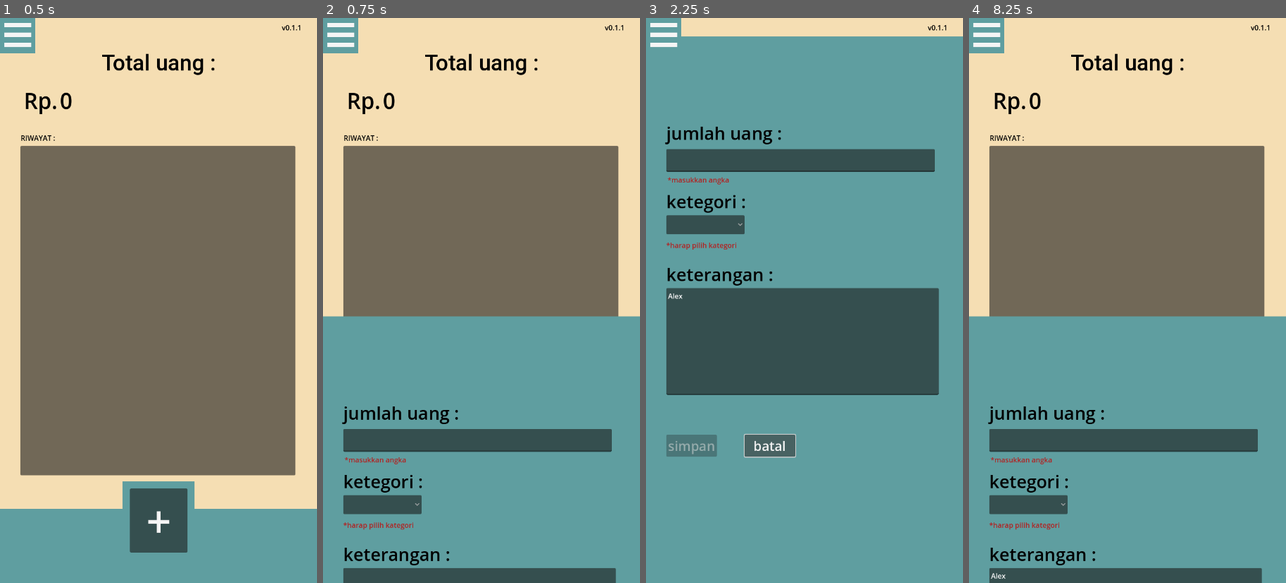
Above: before the commit, frames 1-4 (left to right).
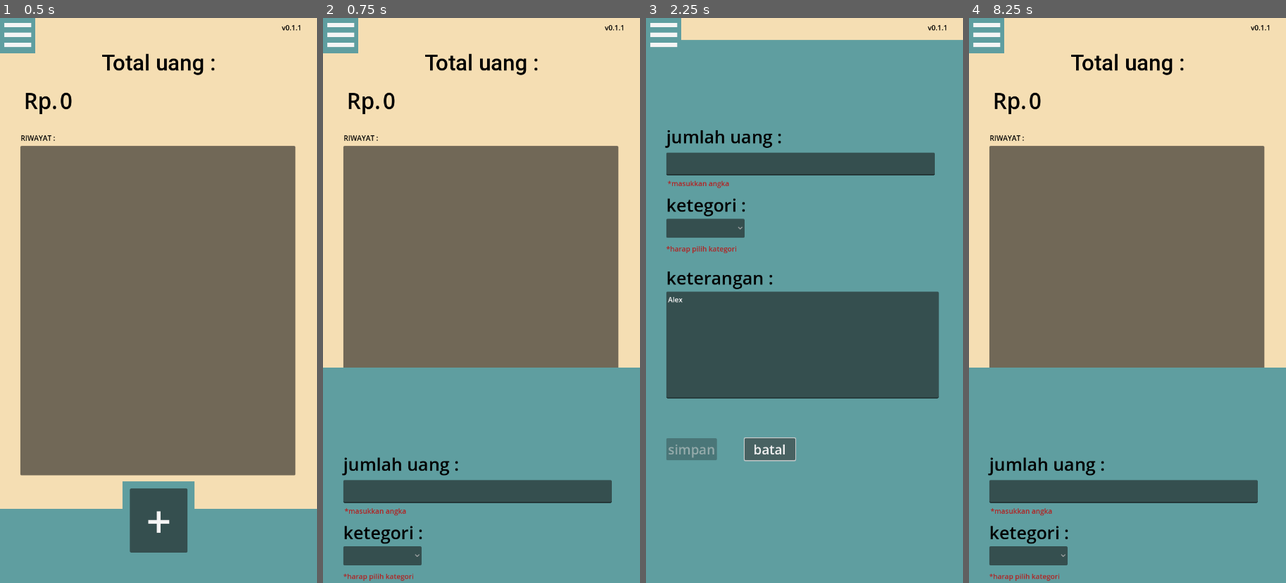
Above: after the commit, the same moments.

Repository: Ghofar05/catatan_keuangan_sederhana
Game: Godot game, scene res://main.tscn
Two runs of this game, one before a commit and one after it. Both use one fixed random seed, a clock stepped at 60 frames per second and the inputs below.
Inputs (mouse positions are in pixels of both pictures, inside the frame that each line leads up to):
- Up to frame 1 (0.5 s): no input
- Up to frame 2 (0.75 s): click "+" at 0.5 s
- Up to frame 3 (2.25 s): click (801, 142) at 1.27 s; type "12" at 1.35 s; click (801, 323) at 1.5 s; type "Alex" at 1.58 s; click "batal" at 2 s
- Up to frame 4 (8.25 s): click (988, 34) at 2.75 s; click "RIWAYAT" at 3.5 s; click "TUTUP" at 4.25 s; click "CATATAN" at 5 s; click (1127, 255) at 5.77 s; type "Alex" at 5.85 s; click "TUTUP" at 6.5 s; click "TUTUP" at 7.25 s; click "+" at 8 s

Frame 1 is identical in both runs. In frame 2, 21% of the frame differs, in the area x 0-100%, y 52-100%; in frame 3, 5.5%; in frame 4, 21%.

Commit message:
bugs fix

Diff:
--- a/main.tscn
+++ b/main.tscn
@@ -33,7 +33,7 @@
 "times": PackedFloat32Array(0, 0.533333),
 "transitions": PackedFloat32Array(2.92817, 1),
 "update": 0,
-"values": [Vector2(0, 0), Vector2(0, 1280)]
+"values": [Vector2(0, 0), Vector2(0, 1500)]
 }
 
 [sub_resource type="Animation" id="Animation_alkr6"]
@@ -48,7 +48,7 @@
 "times": PackedFloat32Array(0, 0.666667),
 "transitions": PackedFloat32Array(0.450626, 0.148651),
 "update": 0,
-"values": [Vector2(0, 1280), Vector2(0, 0)]
+"values": [Vector2(0, 1500), Vector2(0, 0)]
 }
 
 [sub_resource type="AnimationLibrary" id="AnimationLibrary_0d40u"]
Not shown, changed: export_presets.cfg
